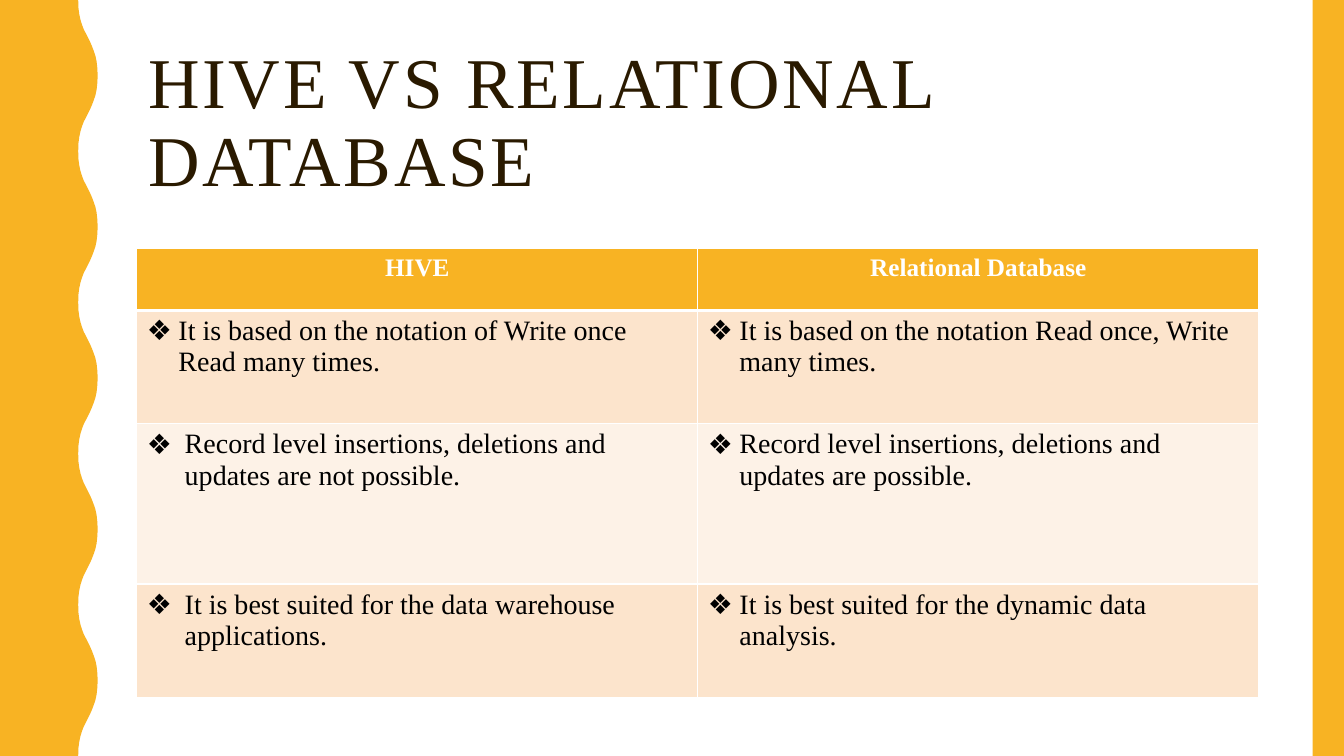
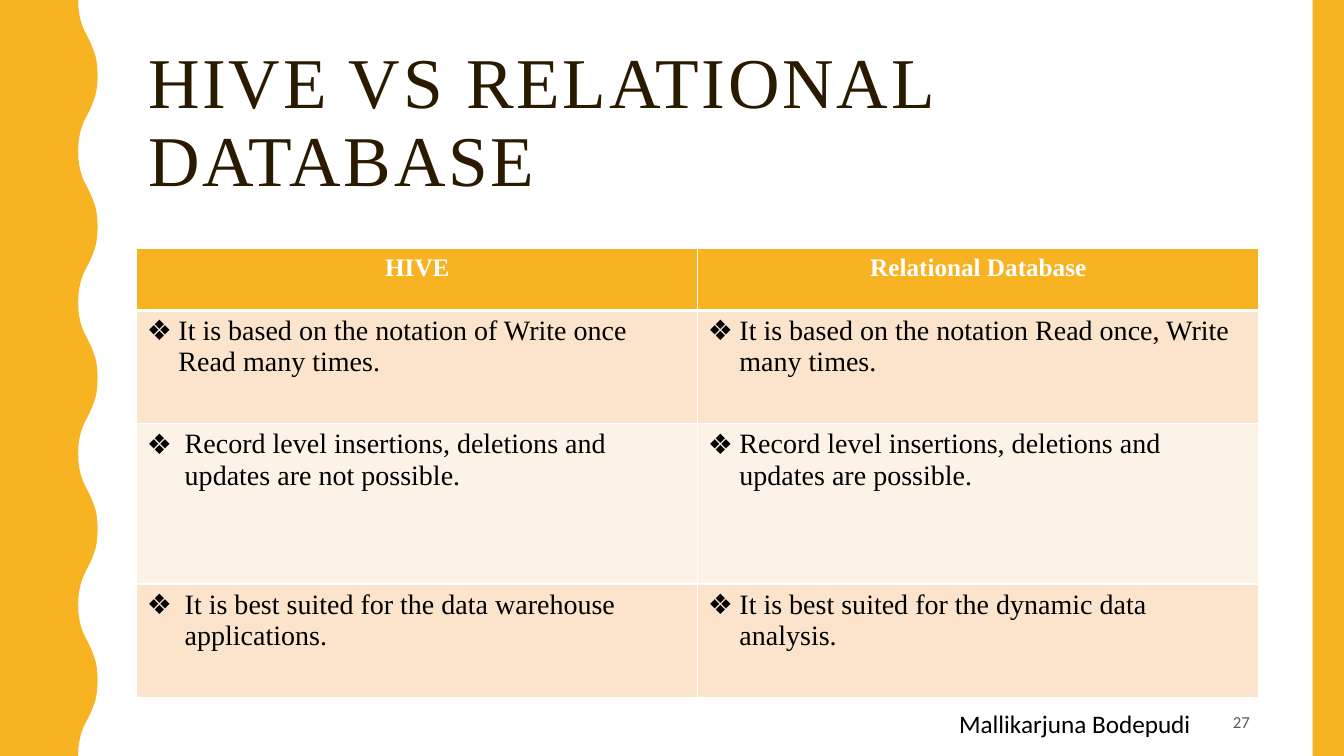
Before and after one commit to badisasairam/Hive, a slide deck: slide 27 of docs/HIVE.pptx. Drawn at 1344x756 pixels with LibreOffice and Linux fonts; fonts in the diff are those of the drawing. Boxes give left, top, right and bottom in pixels: in the first picture for what was removed or moved away, otherwise in the second. Text is boxed around its words. In the diff, an @@ line names an element or a change of style, - is before the commit and + after.

```diff
--- a/docs/HIVE.pptx
+++ b/docs/HIVE.pptx
@@ text added at bbox=[959, 715, 1190, 738], 18 pt, text #000000 @@
+Mallikarjuna Bodepudi
@@ page number added at bbox=[1233, 717, 1250, 728], 12 pt, text #595959 @@
+27
```
Also in this commit, not shown: 36 other slides changed, 1 slide added, 1 slide removed.
